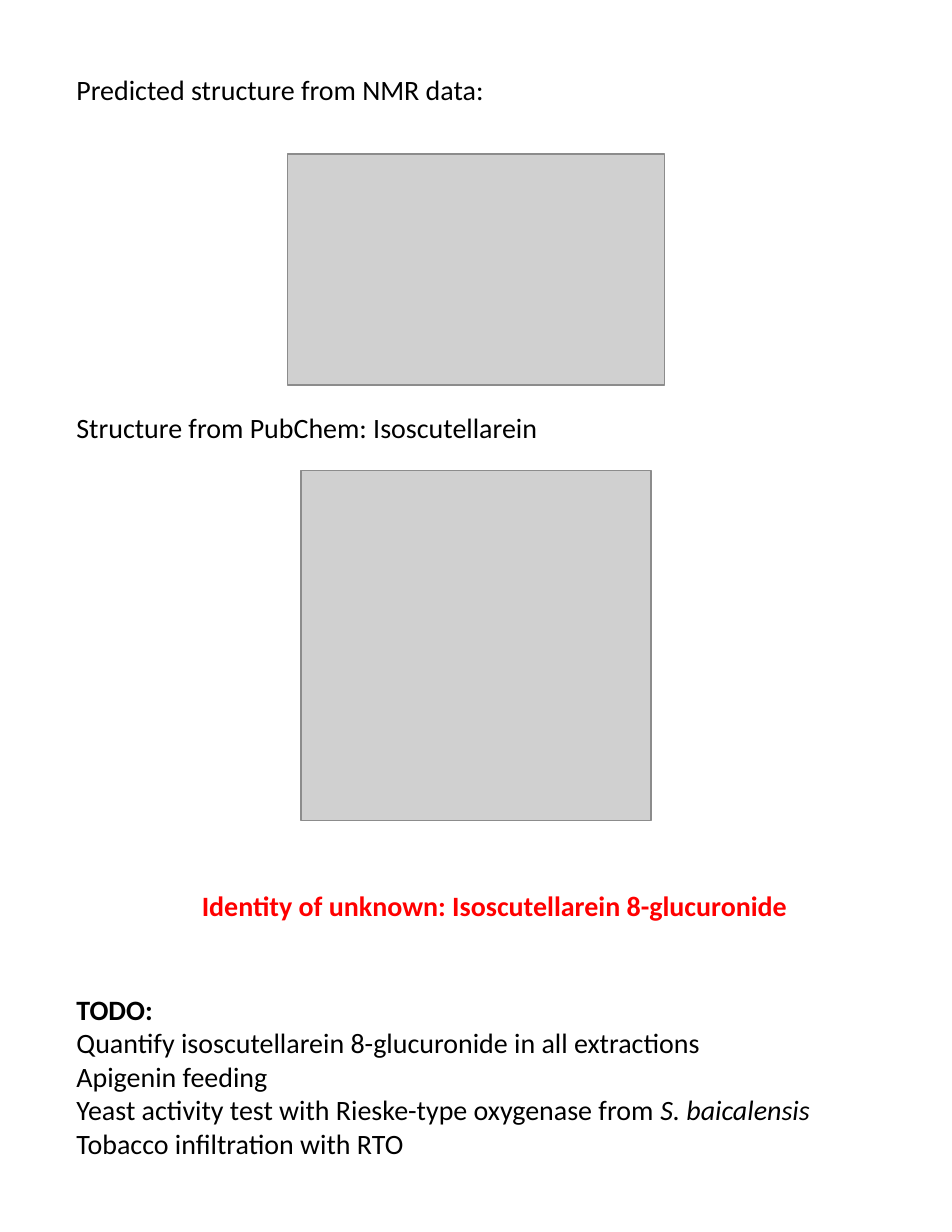
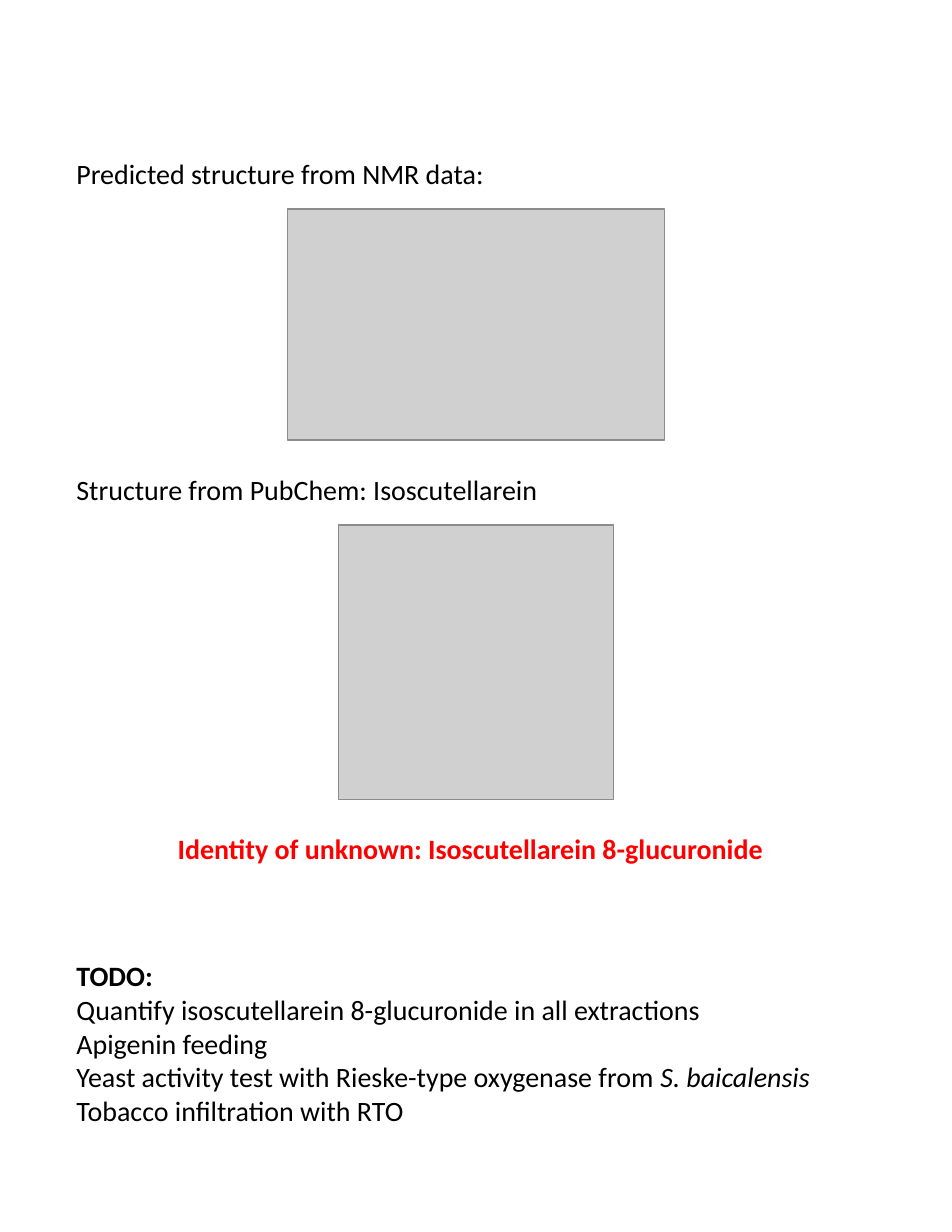
Before and after one commit to bryceaskey/scutellariaMetabolites, a slide deck: slide 16 of figures/20210603_lab_meeting.pptx (slide 15 before the commit). Drawn at 952x1232 pixels with LibreOffice and Linux fonts; fonts in the diff are those of the drawing; grey boxes stand for pictures. Boxes give left, top, right and bottom in pixels: in the first picture for what was removed or moved away, otherwise in the second. Text is boxed around its words. In the diff, an @@ line names an element or a change of style, - is before the commit and + after.

```diff
--- a/figures/20210603_lab_meeting.pptx
+++ b/figures/20210603_lab_meeting.pptx
@@ text "Predicted structure from NMR data:" moved from (x1=76, y1=80, x2=484, y2=101) to (x1=76, y1=164, x2=484, y2=185) @@
@@ picture moved from (x1=288, y1=155, x2=665, y2=385) to (x1=288, y1=209, x2=665, y2=440) @@
@@ text "Structure from PubChem: Isoscutellarein" moved from (x1=76, y1=418, x2=537, y2=439) to (x1=76, y1=480, x2=537, y2=501) @@
@@ picture resized from (x1=301, y1=470, x2=651, y2=820) to (x1=338, y1=525, x2=613, y2=800) @@
@@ text "Identity of unknown: Isoscutellarein 8-glucuronide" moved from (x1=202, y1=896, x2=787, y2=921) to (x1=178, y1=839, x2=762, y2=864) @@
@@ text "TODO:" moved from (x1=76, y1=1001, x2=809, y2=1155) to (x1=76, y1=967, x2=809, y2=1122) @@
```
Also in this commit, not shown: 3 other slides changed, 2 slides added, 4 other files.
